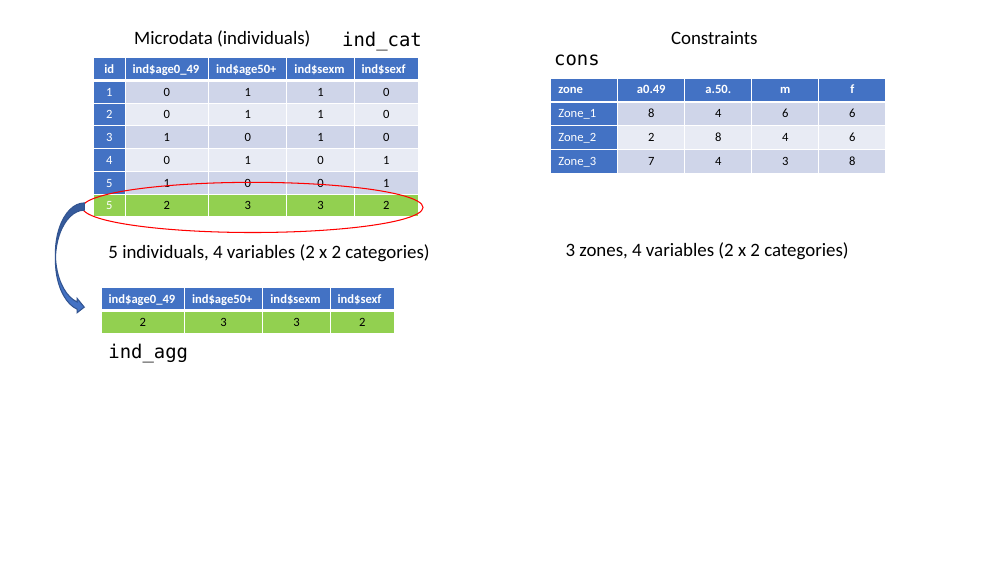
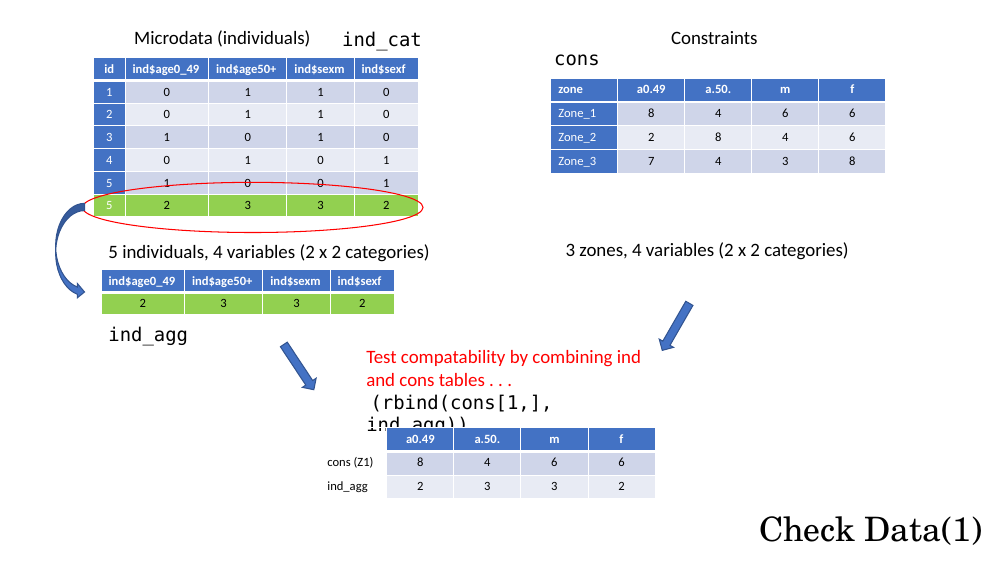
Before and after one commit to twrushby/SpatialMicrosim, a slide deck: slide 2 of SpatialMicrosim.pptx. Drawn at 1008x567 pixels with LibreOffice and Linux fonts; fonts in the diff are those of the drawing. Boxes give left, top, right and bottom in pixels: in the first picture for what was removed or moved away, otherwise in the second. Text is boxed around its words. In the diff, an @@ line names an element or a change of style, - is before the commit and + after.

```diff
--- a/SpatialMicrosim.pptx
+++ b/SpatialMicrosim.pptx
@@ curved right arrow: place and size @@
-curved right arrow at (55,203,84,315)
+curved right arrow at (56,203,85,299)
@@ table: place and size @@
-table at (101,287,395,333)
+table at (101,269,395,315)
@@ down arrow added at (655,299,697,354), fill #4472C4, outline #325491 1 pt @@
@@ text "ind_agg": place and size @@
-text "ind_agg" at (108,343,188,363)
+text "ind_agg" at (108,326,188,346)
@@ down arrow added at (277,340,321,395), fill #4472C4, outline #325491 1 pt @@
@@ text added at (366,350,641,436), 18 pt, text #FF0000 @@
+Test compatability by combining ind and cons tables . . .
+(rbind(cons[1,], ind_agg))
@@ table added at (320,427,656,499), 3 rows, 5 columns @@
+ | a0.49 | a.50. | m | f
+cons (Z1) | 8 | 4 | 6 | 6
+ind_agg | 2 | 3 | 3 | 2
@@ text added at (759,516,983,545), 32 pt, text #000000 @@
+Check Data(1)
```
Also in this commit, not shown: 1 other slide changed, 7 slides added, 1 slide removed.
